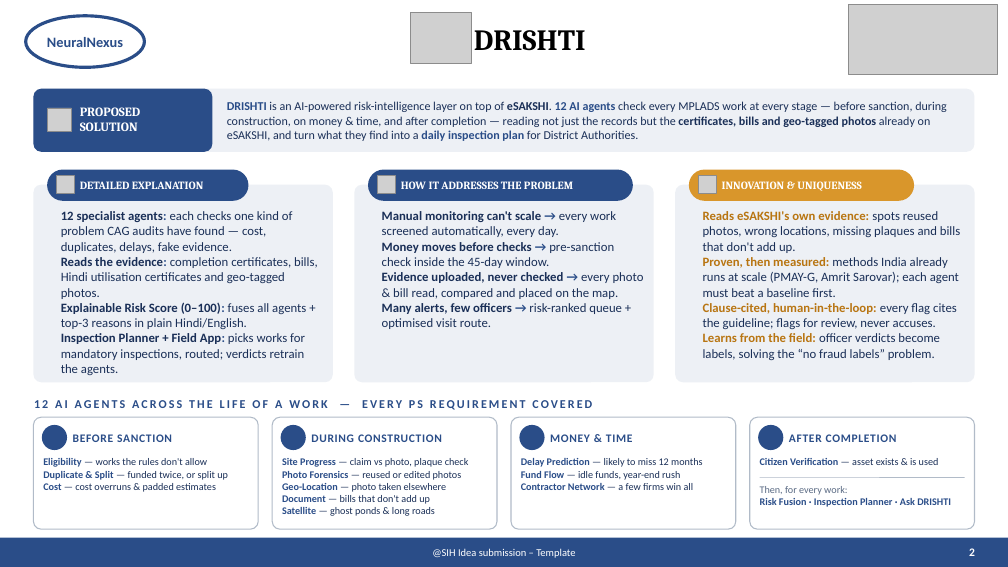
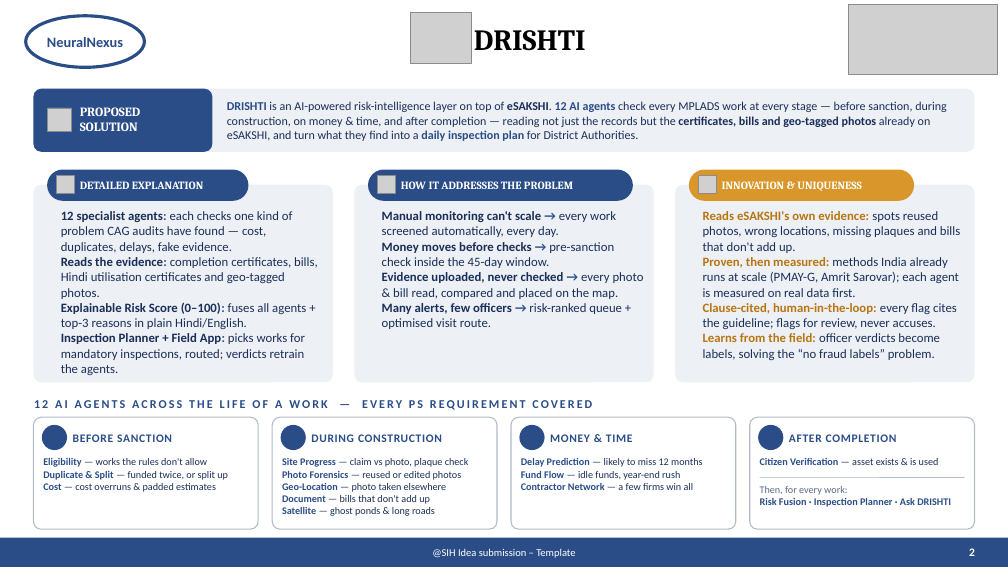
Before and after one commit to AdityaMore776/NidhiNetra, a slide deck: slide 2 of docs/deck/DRISHTI_SIH26102_v2.pptx. Drawn at 1008x567 pixels with LibreOffice and Linux fonts; fonts in the diff are those of the drawing; grey boxes stand for pictures; background and template pictures are left out. Boxes give left, top, right and bottom in pixels: in the first picture for what was removed or moved away, otherwise in the second. Text is boxed around its words. In the diff, an @@ line names an element or a change of style, - is before the commit and + after.

```diff
--- a/docs/deck/DRISHTI_SIH26102_v2.pptx
+++ b/docs/deck/DRISHTI_SIH26102_v2.pptx
@@ text at (703,257,959,297): text changed @@
-• Proven, then measured: methods India already runs at scale (PMAY-G, Amrit Sarovar); each agent must beat a baseline first.
+• Proven, then measured: methods India already runs at scale (PMAY-G, Amrit Sarovar); each agent is measured on real data first.
```
Also in this commit, not shown: 2 other slides changed, 13 other files.
